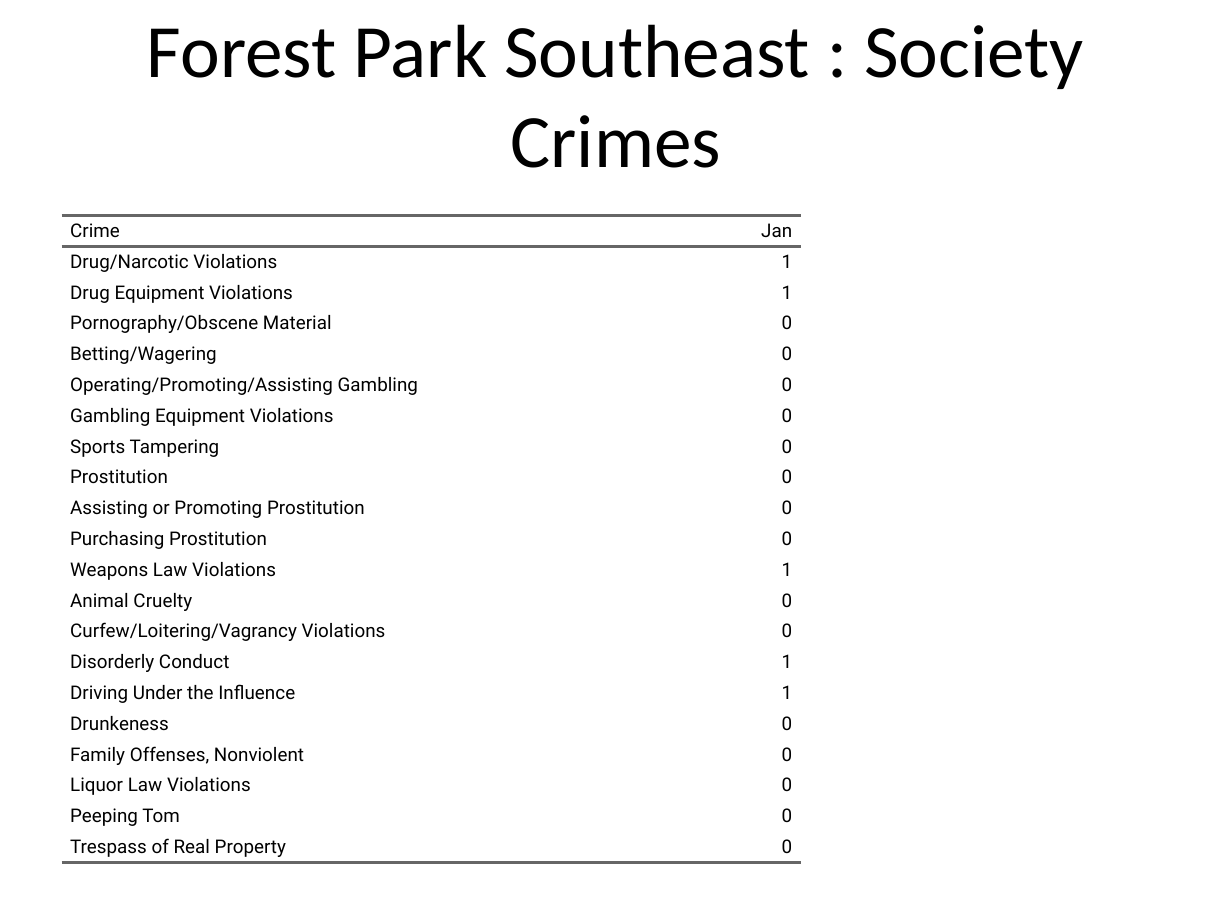
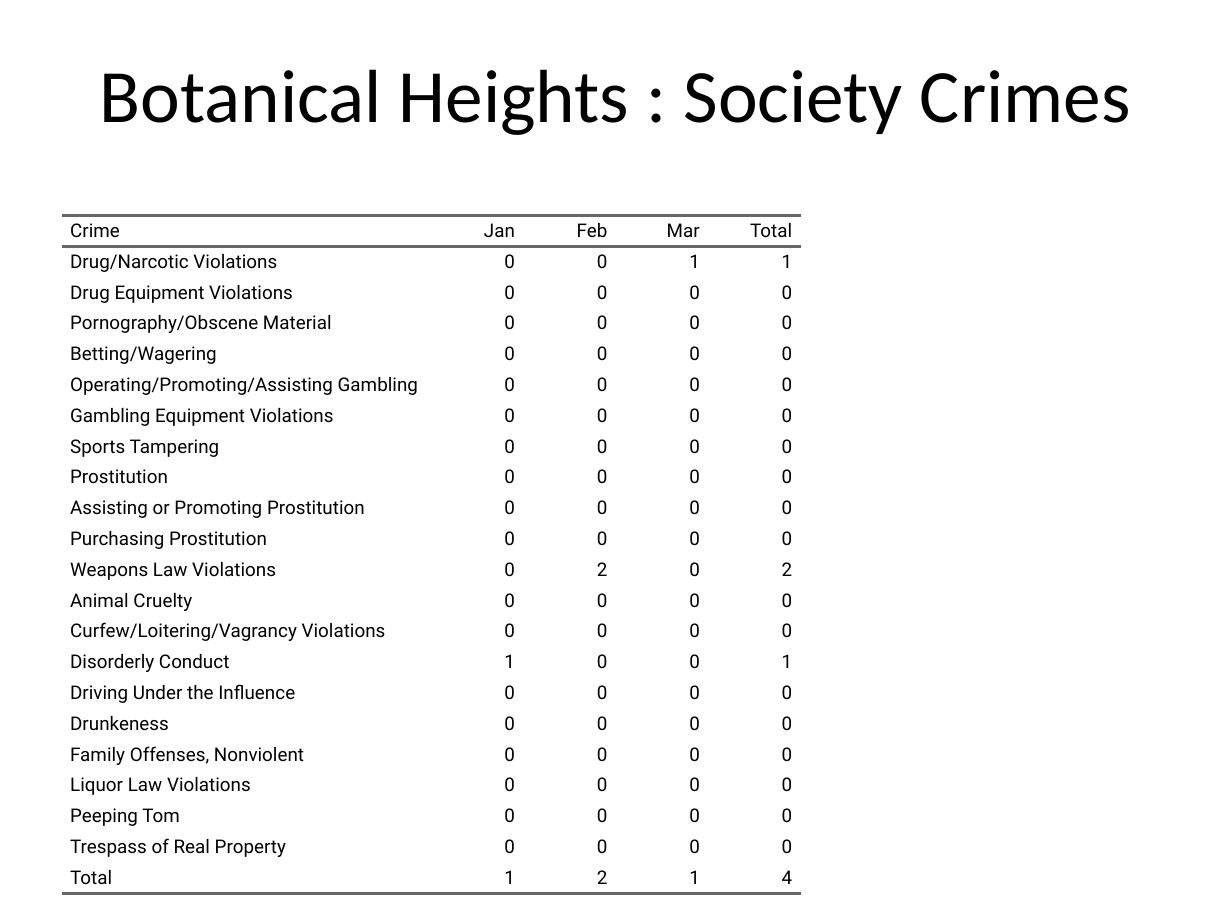
Before and after one commit to wumcrc/monthly-crime-reports, a slide deck: slide 6 of NIBRS/results/test.pptx. Drawn at 1232x924 pixels with LibreOffice and Linux fonts; fonts in the diff are those of the drawing. Boxes give left, top, right and bottom in pixels: in the first picture for what was removed or moved away, otherwise in the second. Text is boxed around its words. In the diff, an @@ line names an element or a change of style, - is before the commit and + after.

```diff
--- a/NIBRS/results/test.pptx
+++ b/NIBRS/results/test.pptx
@@ title at bbox=[100, 69, 1130, 135]: text changed @@
-Forest Park Southeast : Society Crimes
+Botanical Heights : Society Crimes
@@ table at bbox=[62, 216, 801, 889] @@
-Crime | Jan
-Drug/Narcotic Violations | 1
-Drug Equipment Violations | 1
-Pornography/Obscene Material | 0
-Betting/Wagering | 0
-Operating/Promoting/Assisting Gambling | 0
-Gambling Equipment Violations | 0
-Sports Tampering | 0
-Prostitution | 0
-Assisting or Promoting Prostitution | 0
-Purchasing Prostitution | 0
-Weapons Law Violations | 1
-Animal Cruelty | 0
-Curfew/Loitering/Vagrancy Violations | 0
-Disorderly Conduct | 1
-Driving Under the Influence | 1
-Drunkeness | 0
-Family Offenses, Nonviolent | 0
-Liquor Law Violations | 0
-Peeping Tom | 0
-Trespass of Real Property | 0
+Crime | Jan | Feb | Mar | Total
+Drug/Narcotic Violations | 0 | 0 | 1 | 1
+Drug Equipment Violations | 0 | 0 | 0 | 0
+Pornography/Obscene Material | 0 | 0 | 0 | 0
+Betting/Wagering | 0 | 0 | 0 | 0
+Operating/Promoting/Assisting Gambling | 0 | 0 | 0 | 0
+Gambling Equipment Violations | 0 | 0 | 0 | 0
+Sports Tampering | 0 | 0 | 0 | 0
+Prostitution | 0 | 0 | 0 | 0
+Assisting or Promoting Prostitution | 0 | 0 | 0 | 0
+Purchasing Prostitution | 0 | 0 | 0 | 0
+Weapons Law Violations | 0 | 2 | 0 | 2
+Animal Cruelty | 0 | 0 | 0 | 0
+Curfew/Loitering/Vagrancy Violations | 0 | 0 | 0 | 0
+Disorderly Conduct | 1 | 0 | 0 | 1
+Driving Under the Influence | 0 | 0 | 0 | 0
+Drunkeness | 0 | 0 | 0 | 0
+Family Offenses, Nonviolent | 0 | 0 | 0 | 0
+Liquor Law Violations | 0 | 0 | 0 | 0
+Peeping Tom | 0 | 0 | 0 | 0
+Trespass of Real Property | 0 | 0 | 0 | 0
+Total | 1 | 2 | 1 | 4
```
Also in this commit, not shown: 21 other slides changed.
